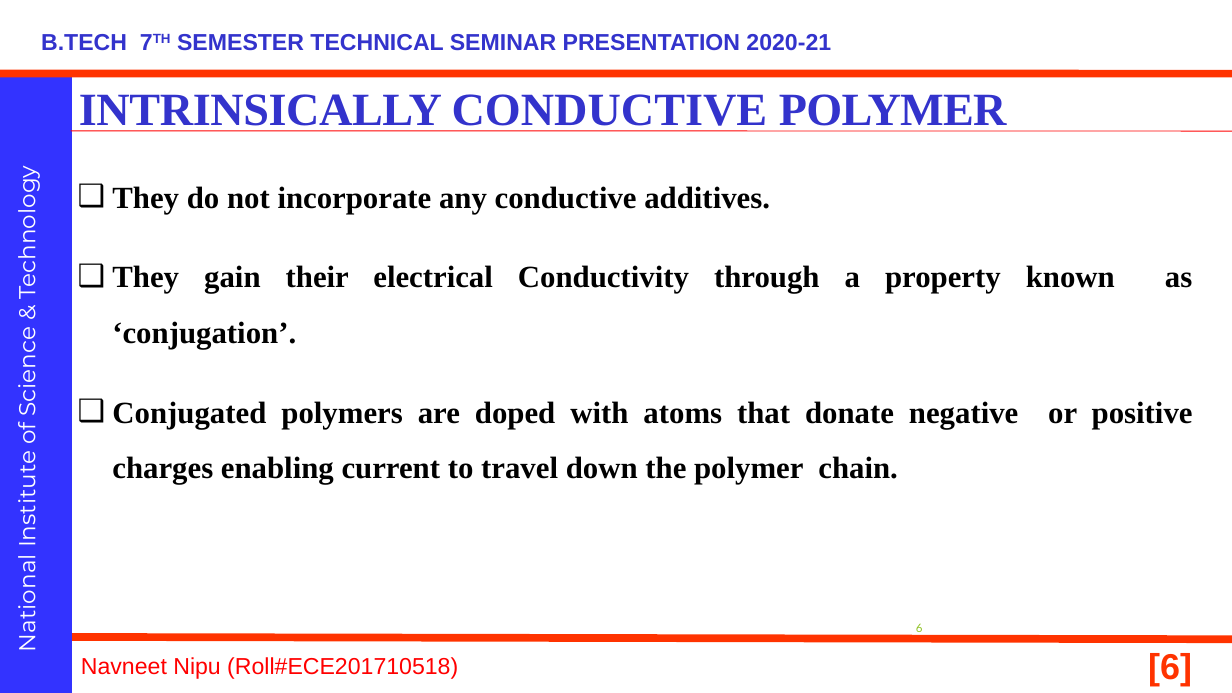
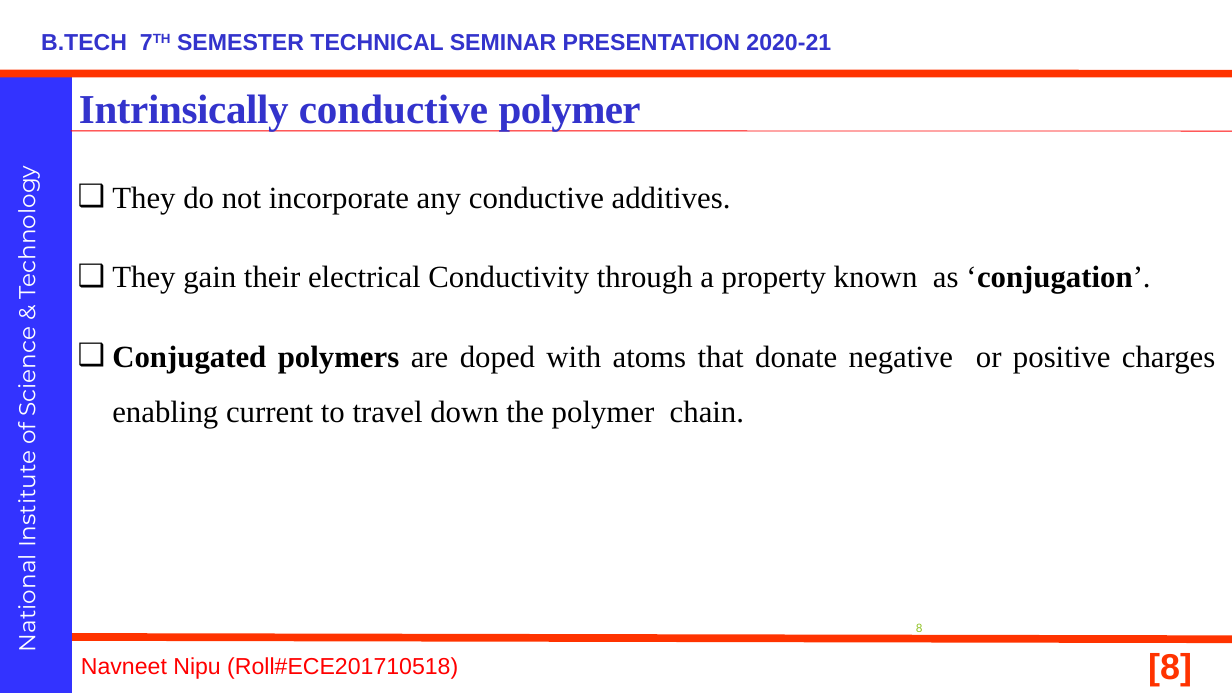
Before and after one commit to navneetnipu/BTECH_SEMINAR, a slide deck: slide 8 of seminar ppt.pptx (slide 6 before the commit). Drawn at 1232x693 pixels with LibreOffice and Linux fonts; fonts in the diff are those of the drawing; background and template pictures are left out. Boxes give left, top, right and bottom in pixels: in the first picture for what was removed or moved away, otherwise in the second. Text is boxed around its words. In the diff, an @@ line names an element or a change of style, - is before the commit and + after.

```diff
--- a/seminar ppt.pptx
+++ b/seminar ppt.pptx
@@ title at (79, 94, 641, 130): text changed; size 36 to 32 pt @@
-INTRINSICALLY CONDUCTIVE POLYMER
+Intrinsically conductive polymer
@@ text "They do not incorporate any ..." at (112, 186, 1215, 429): bold off in "They do not incorporate any conductive additives.", "They gain their electrical Conductivity through a ...", "are doped with atoms that donate negative ..."; alignment left to justified @@
@@ page number at (1148, 653, 1192, 686): text changed @@
-[6]
+[8]
```
Also in this commit, not shown: 19 other slides changed, 7 slides added, 1 slide removed, 1 other file.
